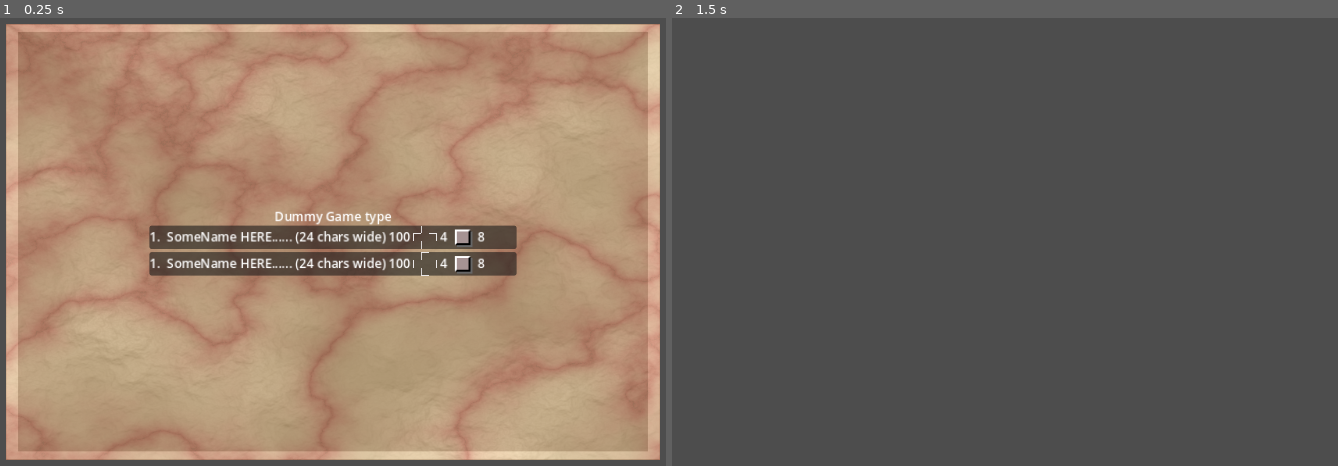
Above: before the commit, frames 1-2 (left to right).
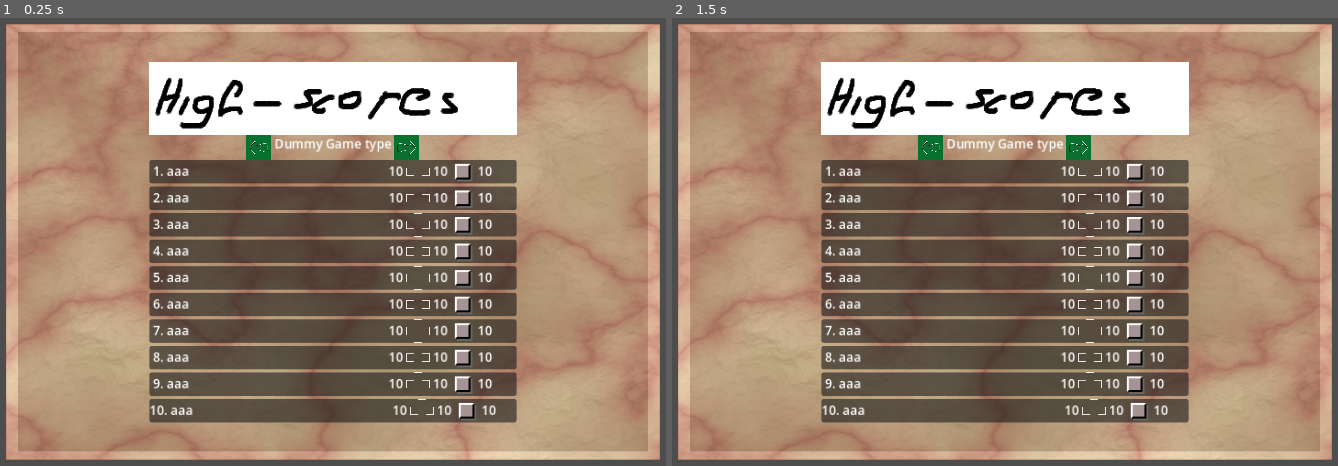
Above: after the commit, the same moments.

Repository: Infini-Creation/Ishid-O-Matic_Reborn
Game: Godot game, scene res://Scenes/high_scores.tscn
Same seed, same stepped clock (60 frames per second), same inputs: the game is played once before the commit and once after it. This scene is started directly instead of the project's main scene.
Inputs (mouse positions are in pixels of both pictures, inside the frame that each line leads up to):
- Up to frame 1 (0.25 s): no input
- Up to frame 2 (1.5 s): click (1005, 242) at 0.5 s; click (931, 147) at 1.27 s

The runs differ from the first frame. In frame 1, 36% of the frame differs, in the area x 22-78%, y 9-91%; in frame 2, 71%, in the area x 0-100%, y 1-99%.

Commit message:
Highscores panel improved

Diff:
--- a/project/Scenes/high_scores.tscn
+++ b/project/Scenes/high_scores.tscn
@@ -1,7 +1,10 @@
-[gd_scene load_steps=4 format=3 uid="uid://bvflowtivbxvn"]
+[gd_scene load_steps=7 format=3 uid="uid://bvflowtivbxvn"]
 
 [ext_resource type="Script" path="res://Scripts/Menus/high_scores_panel.gd" id="1_dtgif"]
 [ext_resource type="Texture2D" uid="uid://dlloxxecitrn3" path="res://Arts/Gfx/Panels/help panel.png" id="2_gkn1x"]
+[ext_resource type="Texture2D" uid="uid://d256gllpwthid" path="res://Arts/Gfx/Menu/ishido-help-previous-arrow.png" id="3_ol3yw"]
+[ext_resource type="Texture2D" uid="uid://d3j5u7pyd82pe" path="res://Arts/Gfx/Menu/highscores-menu-tittle.png" id="3_oy80h"]
+[ext_resource type="Texture2D" uid="uid://csfojlg23jsah" path="res://Arts/Gfx/Menu/ishido-help-next-arrow.png" id="5_yyf8v"]
 
 [sub_resource type="Shortcut" id="Shortcut_mf6hy"]
 
@@ -45,16 +48,42 @@
 [node name="HallOfFame-Logo" type="TextureRect" parent="CenterContainer/VBoxContainer"]
 layout_direction = 1
 layout_mode = 2
+texture = ExtResource("3_oy80h")
+expand_mode = 5
+stretch_mode = 4
 
-[node name="GameType" type="Label" parent="CenterContainer/VBoxContainer"]
+[node name="HBoxContainer" type="HBoxContainer" parent="CenterContainer/VBoxContainer"]
+layout_mode = 2
+size_flags_horizontal = 4
+
+[node name="PreviousButton" type="TextureButton" parent="CenterContainer/VBoxContainer/HBoxContainer"]
+custom_minimum_size = Vector2(32, 32)
+layout_mode = 2
+texture_normal = ExtResource("3_ol3yw")
+ignore_texture_size = true
+stretch_mode = 5
+
+[node name="VBoxContainer" type="VBoxContainer" parent="CenterContainer/VBoxContainer/HBoxContainer"]
+layout_mode = 2
+
+[node name="GameType" type="Label" parent="CenterContainer/VBoxContainer/HBoxContainer/VBoxContainer"]
 layout_direction = 1
 layout_mode = 2
 text = "Dummy Game type"
 horizontal_alignment = 1
 vertical_alignment = 1
 
+[node name="NextButton" type="TextureButton" parent="CenterContainer/VBoxContainer/HBoxContainer"]
+custom_minimum_size = Vector2(32, 32)
+layout_mode = 2
+texture_normal = ExtResource("5_yyf8v")
+ignore_texture_size = true
+stretch_mode = 5
+
 [node name="HighScores-Items" type="VBoxContainer" parent="CenterContainer/VBoxContainer"]
 layout_mode = 2
 alignment = 1
 
 [connection signal="pressed" from="CenterContainer/TextureButton" to="." method="_on_texture_button_pressed"]
+[connection signal="pressed" from="CenterContainer/VBoxContainer/HBoxContainer/PreviousButton" to="." method="_on_previous_button_pressed"]
+[connection signal="pressed" from="CenterContainer/VBoxContainer/HBoxContainer/NextButton" to="." method="_on_next_button_pressed"]
--- a/project/Scripts/Menus/high_scores_panel.gd
+++ b/project/Scripts/Menus/high_scores_panel.gd
@@ -2,17 +2,28 @@
 
 #add pages count, like help prev/next or click = next then close
 @export var scoreItemScene : PackedScene = preload("res://Scenes/HighScores/ScoreItem.tscn")
+var currentPage : String
 
 
 func _ready():
-	#add dummy entries
-	var node : Control
+	var node
 
-	for idx in range(0,2):
+	#read global highscores table
+
+	for idx in range(0,10):
 		node = scoreItemScene.instantiate()
+		node.init(idx+1, "aaa", 10, 10, 10)
 		$"CenterContainer/VBoxContainer/HighScores-Items".add_child(node)
 
 	pass
 
 func _on_texture_button_pressed():
 	hide()
+
+
+func _on_previous_button_pressed():
+	pass # Replace with function body.
+
+
+func _on_next_button_pressed():
+	pass # Replace with function body.
